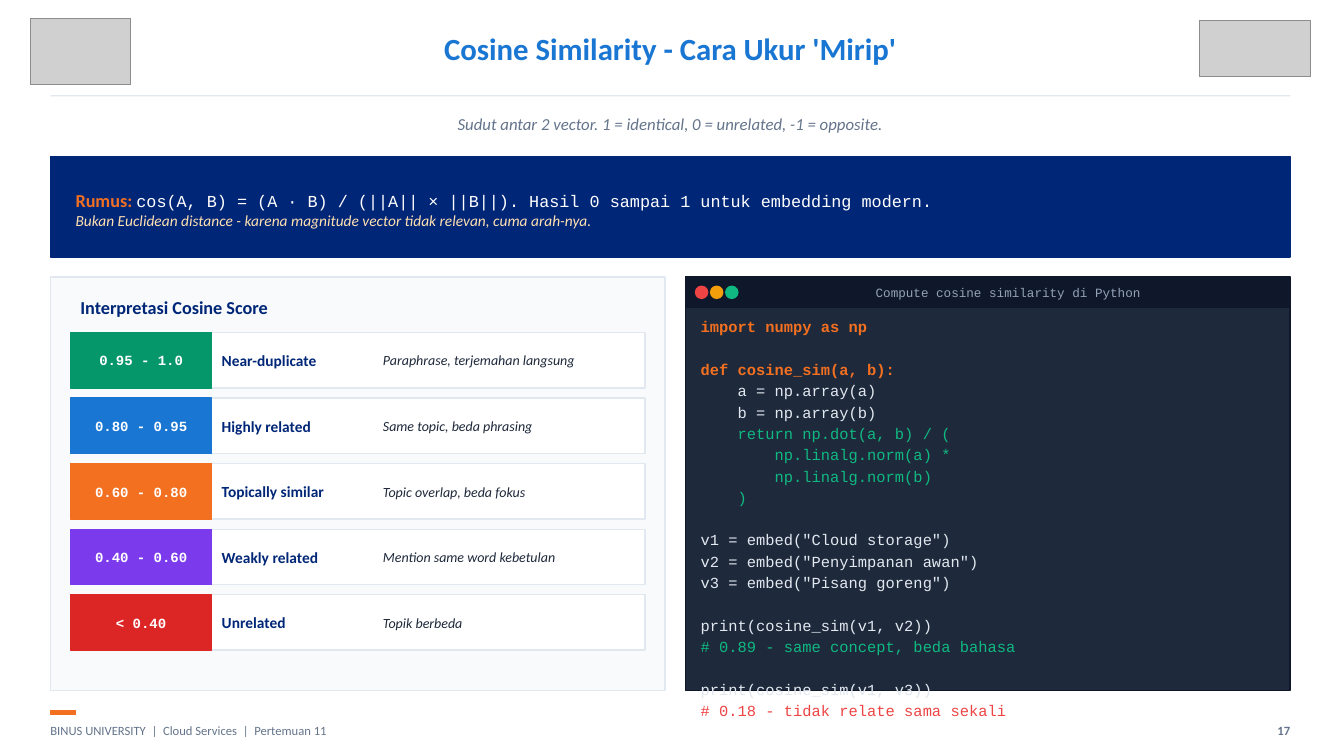
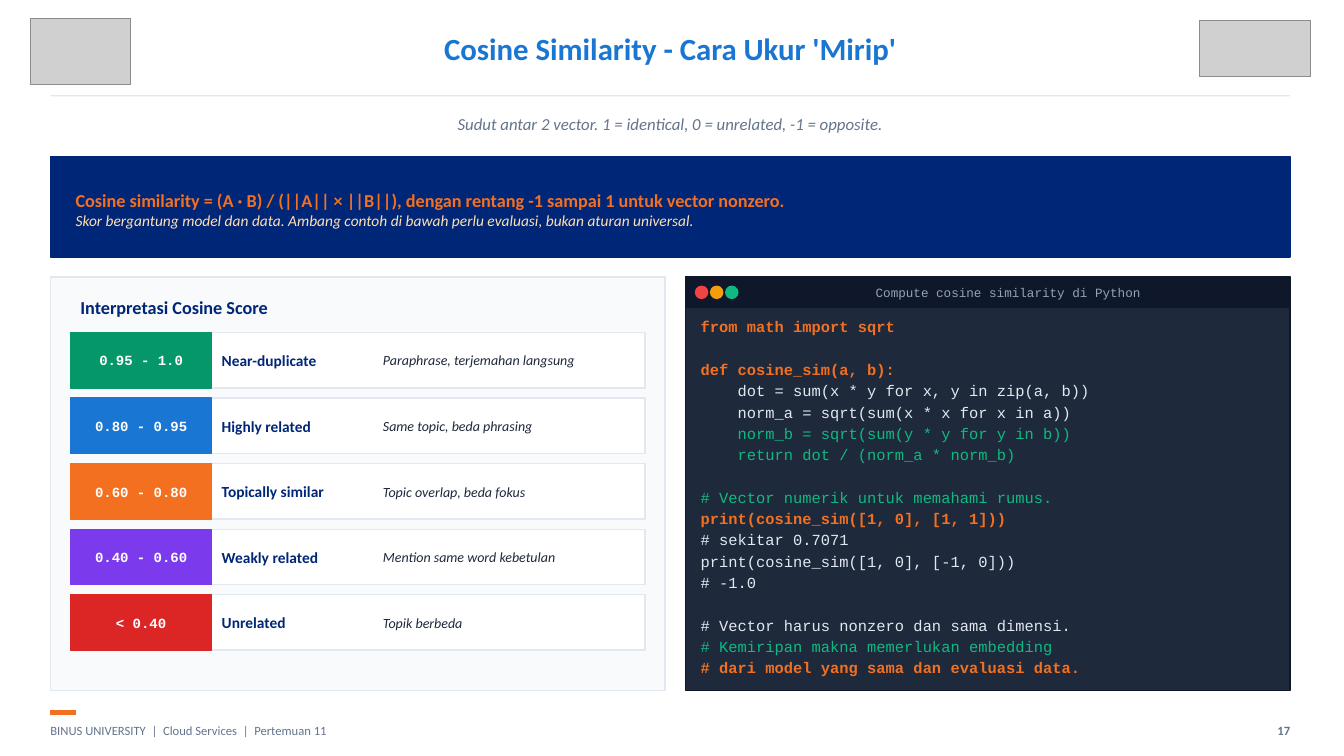
Before and after one commit to SeedFlora/meet11CloudService, a slide deck: slide 17 of slides/Teori_Pertemuan_11.pptx. Drawn at 1344x756 pixels with LibreOffice and Linux fonts; fonts in the diff are those of the drawing; grey boxes stand for pictures. Boxes give left, top, right and bottom in pixels: in the first picture for what was removed or moved away, otherwise in the second. Text is boxed around its words. In the diff, an @@ line names an element or a change of style, - is before the commit and + after.

```diff
--- a/slides/Teori_Pertemuan_11.pptx
+++ b/slides/Teori_Pertemuan_11.pptx
@@ text at box(76, 193, 784, 229): text changed @@
-Rumus: cos(A, B) = (A · B) / (||A|| × ||B||). Hasil 0 sampai 1 untuk embedding modern.
-Bukan Euclidean distance - karena magnitude vector tidak relevan, cuma arah-nya.
+Cosine similarity = (A · B) / (||A|| × ||B||), dengan rentang -1 sampai 1 untuk vector nonzero.
+Skor bergantung model dan data. Ambang contoh di bawah perlu evaluasi, bukan aturan universal.
@@ text at box(701, 321, 895, 335): text changed @@
-import numpy as np
+from math import sqrt
@@ text at box(701, 385, 1090, 677): text changed @@
-a = np.array(a)
-b = np.array(b)
-return np.dot(a, b) / (
-np.linalg.norm(a) *
-np.linalg.norm(b)
-)
-v1 = embed("Cloud storage")
-v2 = embed("Penyimpanan awan")
-v3 = embed("Pisang goreng")
-print(cosine_sim(v1, v2))
-# 0.89 - same concept, beda bahasa
-print(cosine_sim(v1, v3))
-# 0.18 - tidak relate sama sekali
+dot = sum(x * y for x, y in zip(a, b))
+norm_a = sqrt(sum(x * x for x in a))
+norm_b = sqrt(sum(y * y for y in b))
+return dot / (norm_a * norm_b)
+# Vector numerik untuk memahami rumus.
+print(cosine_sim([1, 0], [1, 1]))
+# sekitar 0.7071
+print(cosine_sim([1, 0], [-1, 0]))
+# -1.0
+# Vector harus nonzero dan sama dimensi.
+# Kemiripan makna memerlukan embedding
+# dari model yang sama dan evaluasi data.
```
Also in this commit, not shown: 8 other slides changed, 12 other files.
